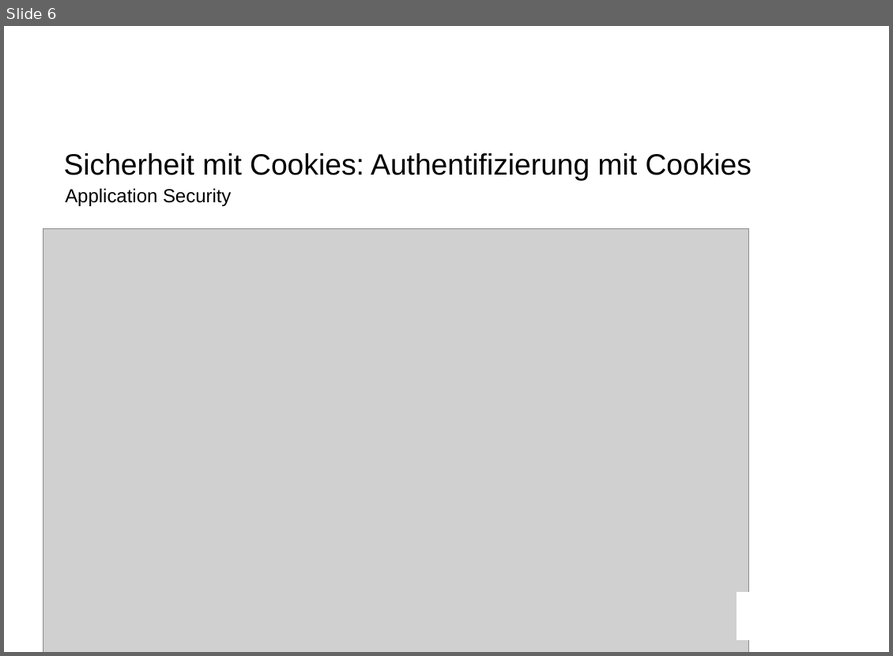
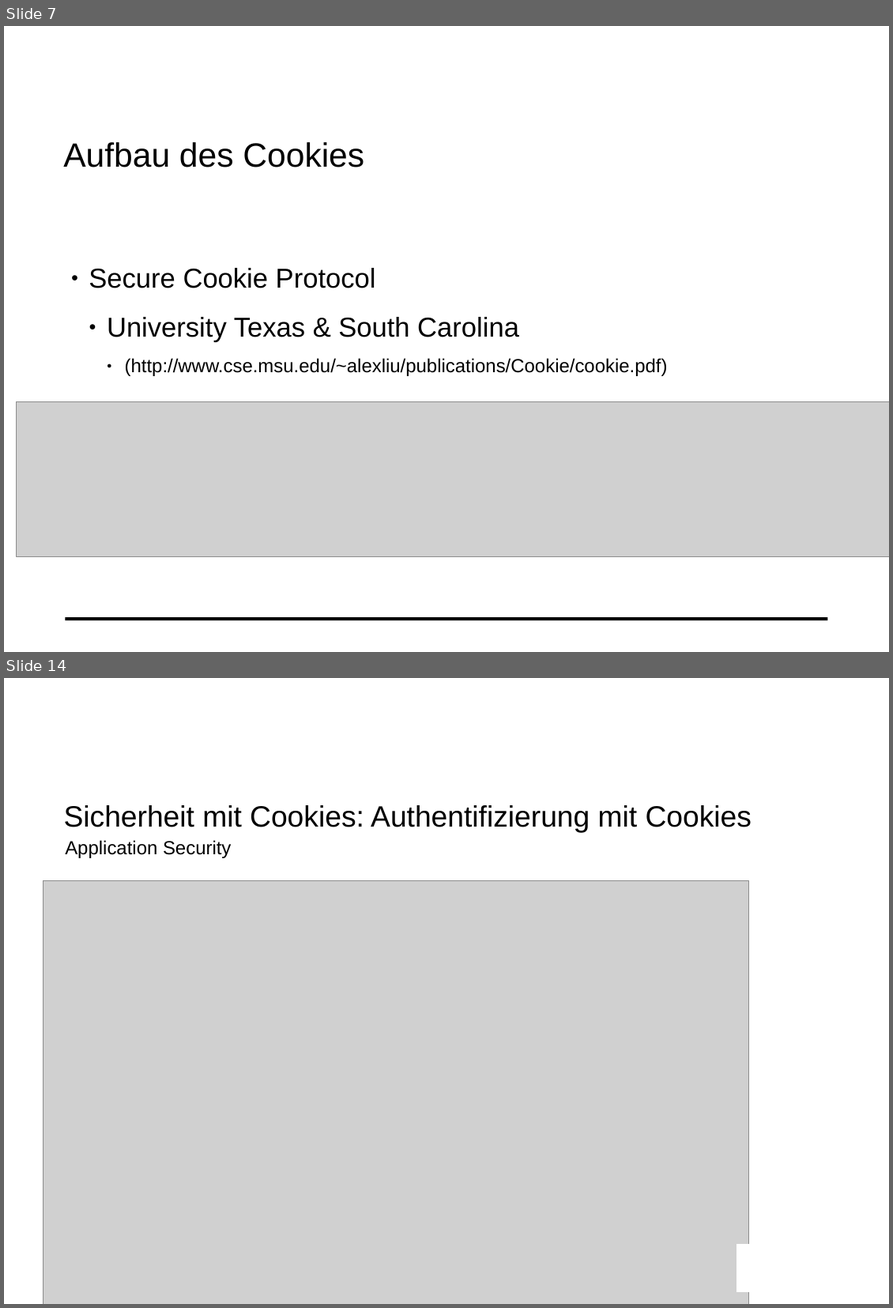
Before and after one commit to mat1/apsicookie, a slide deck: documentation/Cookie.odp. Shown one above the other, each under a label of ours: slide 6 before the commit, slides 7 and 14 after it; the slides between them are not shown. The pictures are 893x656 and 893x1308 pixels, drawn with LibreOffice and Linux fonts; fonts in the diff are those of the drawing; grey boxes stand for pictures; background and template pictures are left out. Boxes give left, top, right and bottom in pixels: in the first picture for what was removed or moved away, otherwise in the second. Text is boxed around its words. In the diff, an @@ line names an element or a change of style, - is before the commit and + after.

```diff
--- a/documentation/Cookie.odp
+++ b/documentation/Cookie.odp
@@ slide 7 added at (x1=4, y1=26, x2=889, y2=652), background #FFFFFF; not listed: 1 template element that a slide beside it also shows @@
@@ text added at (x1=63, y1=142, x2=364, y2=167), 32 pt, text #000000 @@
+Aufbau des Cookies
@@ text added at (x1=89, y1=268, x2=668, y2=376), 18 pt, text #000000 @@
+● Secure Cookie Protocol
+  ● University Texas & South Carolina
+    ● (http://www.cse.msu.edu/~alexliu/publications/Cookie/cookie.pdf)
@@ picture added at (x1=16, y1=401, x2=889, y2=557) @@
@@ what was slide 6 is now slide 14 @@
```
Also in this commit, not shown: 2 slides changed, 7 other slides added, 1 other file.
